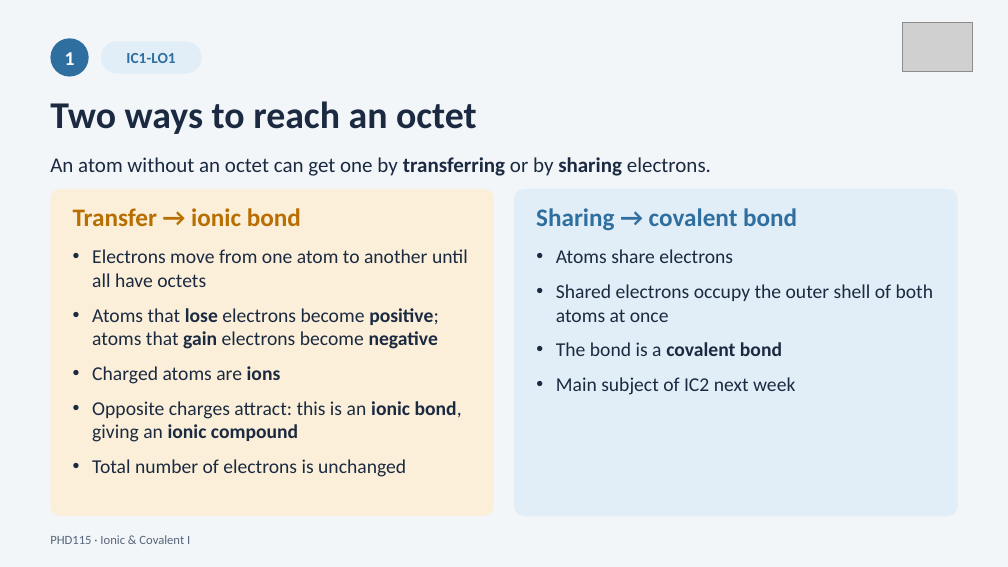
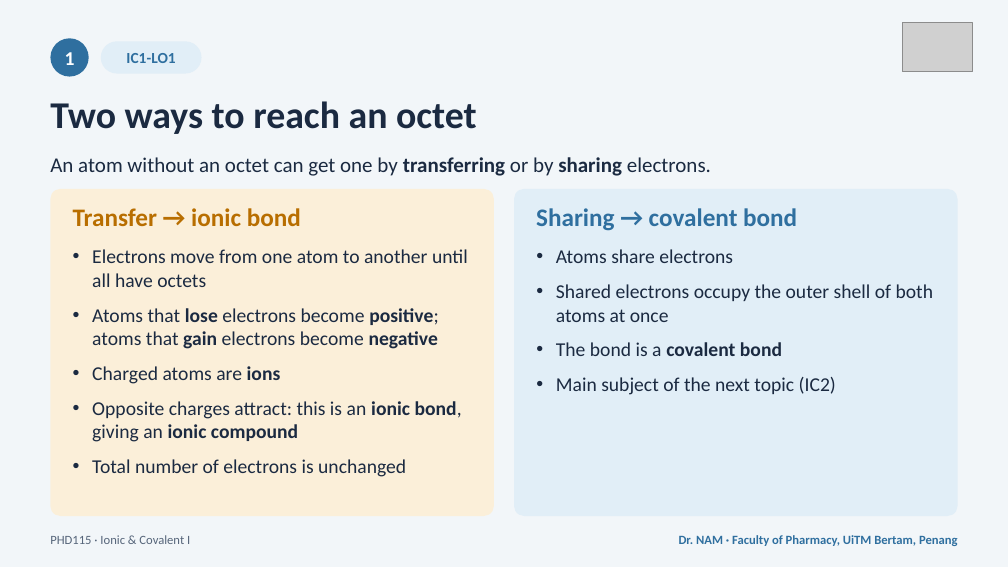
Before and after one commit to DrEnoun/phd115-nam, a slide deck: slide 9 of downloads/PHD115_IonicCovalent1_Slides.pptx. Drawn at 1008x567 pixels with LibreOffice and Linux fonts; fonts in the diff are those of the drawing; grey boxes stand for pictures. Boxes give left, top, right and bottom in pixels: in the first picture for what was removed or moved away, otherwise in the second. Text is boxed around its words. In the diff, an @@ line names an element or a change of style, - is before the commit and + after.

```diff
--- a/downloads/PHD115_IonicCovalent1_Slides.pptx
+++ b/downloads/PHD115_IonicCovalent1_Slides.pptx
@@ text at [556, 377, 836, 395]: text changed @@
-• Main subject of IC2 next week
+• Main subject of the next topic (IC2)
@@ text added at [679, 535, 958, 546], 9 pt, text #2F6F9F, bold @@
+Dr. NAM · Faculty of Pharmacy, UiTM Bertam, Penang
```
Also in this commit, not shown: 97 other slides changed, 7 other files.
